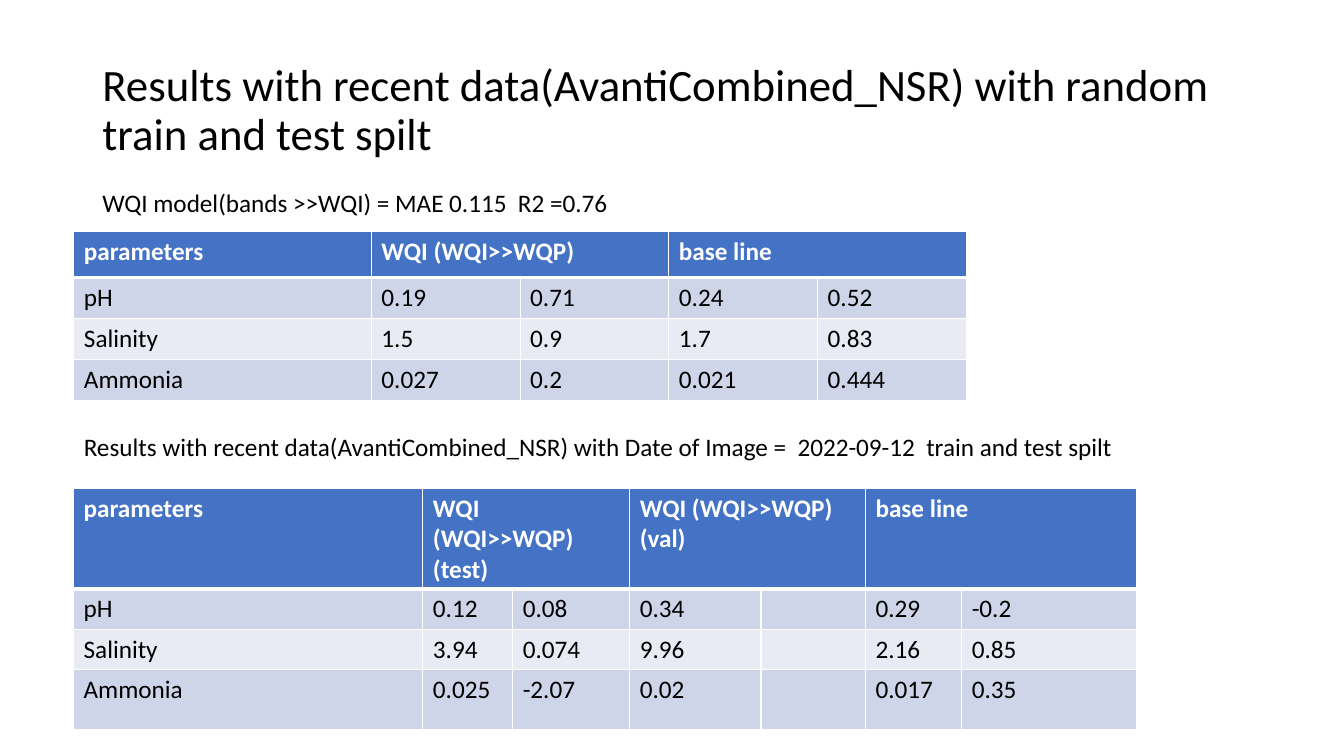
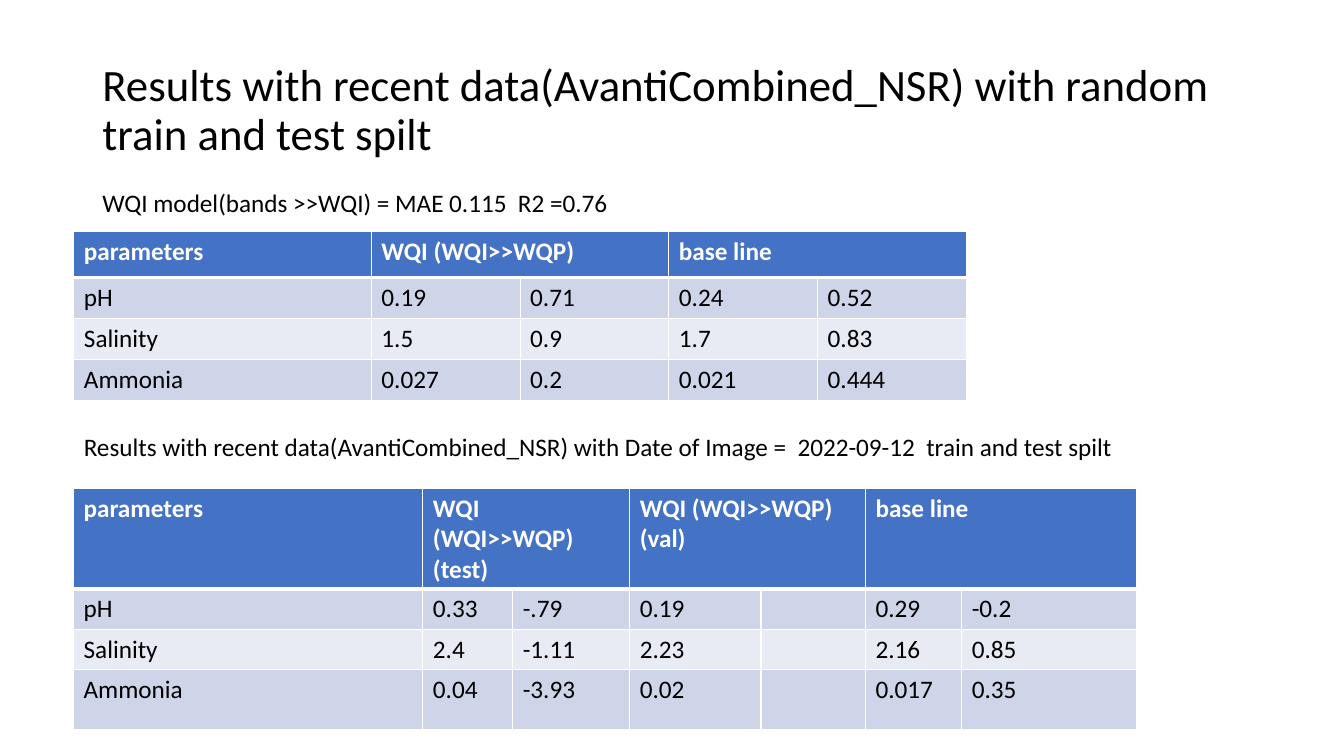
Before and after one commit to RohitPingale/DailyWorkAtCompany, a slide deck: slide 7 of Documents/Dox/Presentation1.pptx. Drawn at 1344x756 pixels with LibreOffice and Linux fonts; fonts in the diff are those of the drawing. Boxes give left, top, right and bottom in pixels: in the first picture for what was removed or moved away, otherwise in the second. Text is boxed around its words. In the diff, an @@ line names an element or a change of style, - is before the commit and + after.

Commit message:
Updated PPT

```diff
--- a/Documents/Dox/Presentation1.pptx
+++ b/Documents/Dox/Presentation1.pptx
@@ table at (74, 488, 1136, 730) @@
-row 2: pH | 0.12 | 0.08 | 0.34 |  | 0.29 | -0.2
+row 2: pH | 0.33 | -.79 | 0.19 |  | 0.29 | -0.2
-row 3: Salinity | 3.94 | 0.074 | 9.96 |  | 2.16 | 0.85
+row 3: Salinity | 2.4 | -1.11 | 2.23 |  | 2.16 | 0.85
-row 4, column 2: 0.025
+row 4, column 2: 0.04
-row 4, column 3: -2.07
+row 4, column 3: -3.93
```
